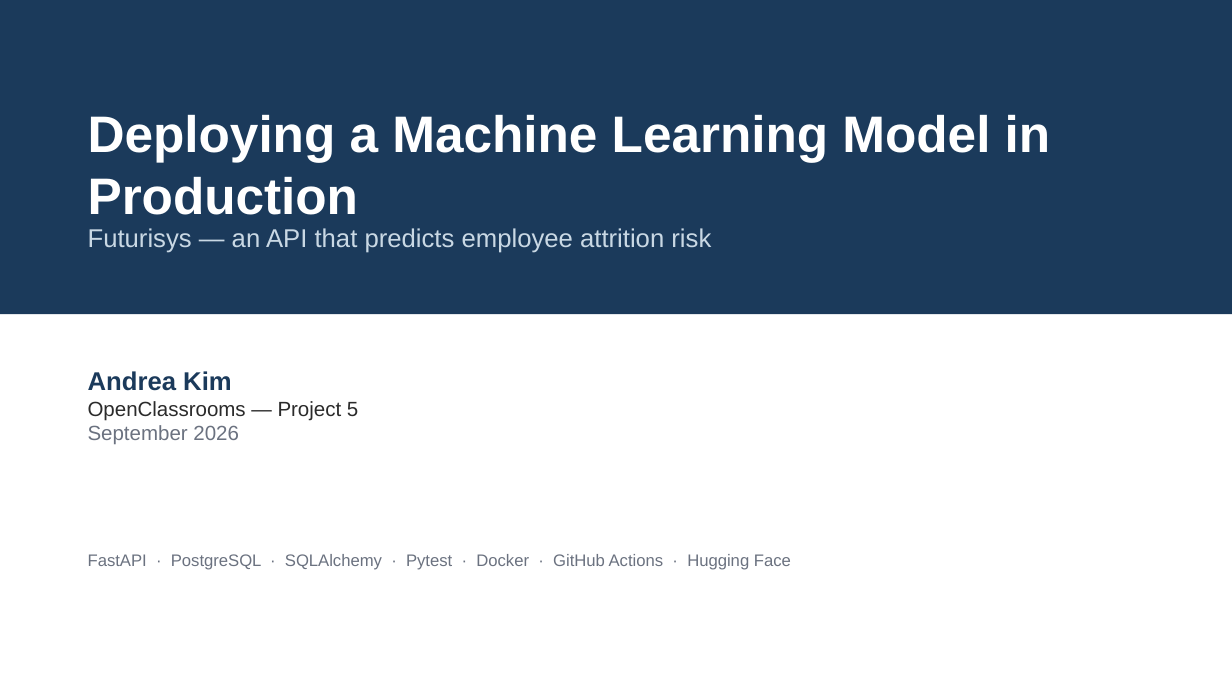
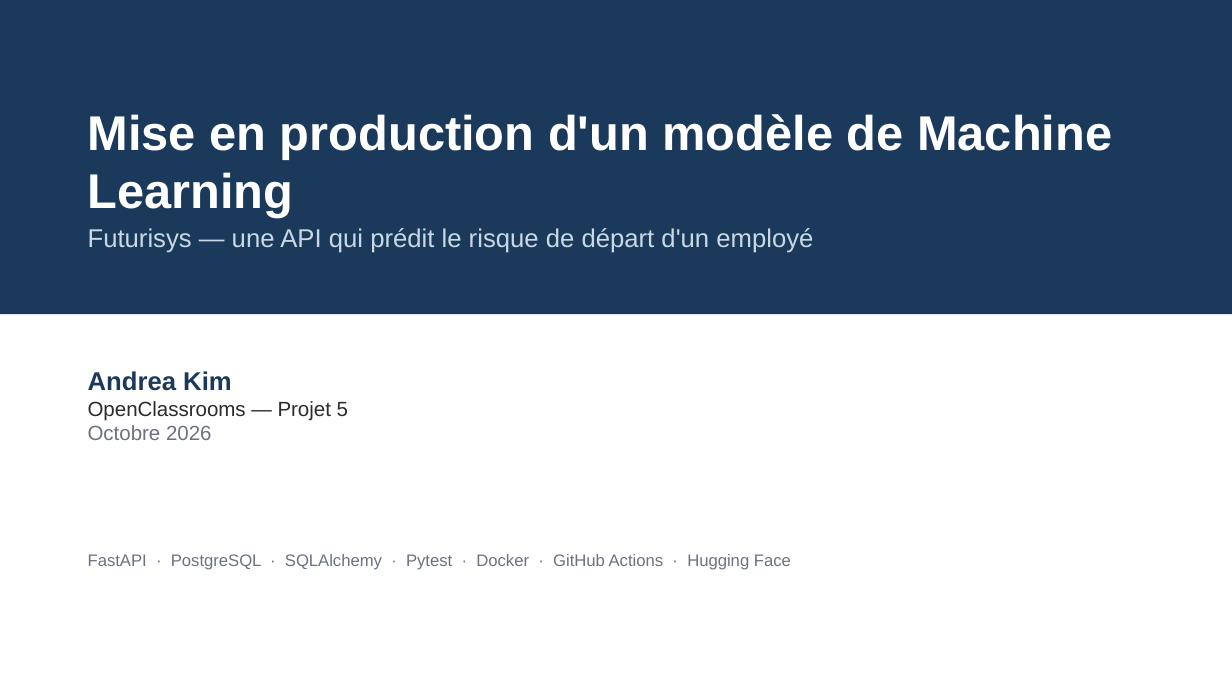
Before and after one commit to ankim21/Projet5_DEPLOYMENTML, a slide deck: slide 1 of docs/presentation_futurisys.pptx. Drawn at 1232x693 pixels with LibreOffice and Linux fonts; fonts in the diff are those of the drawing. Boxes give left, top, right and bottom in pixels: in the first picture for what was removed or moved away, otherwise in the second. Text is boxed around its words. In the diff, an @@ line names an element or a change of style, - is before the commit and + after.

```diff
--- a/docs/presentation_futurisys.pptx
+++ b/docs/presentation_futurisys.pptx
@@ text at [88, 114, 1112, 218]: text changed; size 40 to 38 pt @@
-Deploying a Machine Learning Model in Production
+Mise en production d'un modèle de Machine Learning
@@ text at [88, 228, 813, 253]: text changed @@
-Futurisys — an API that predicts employee attrition risk
+Futurisys — une API qui prédit le risque de départ d'un employé
@@ text at [88, 401, 348, 440]: text changed @@
-OpenClassrooms — Project 5
-September 2026
+OpenClassrooms — Projet 5
+Octobre 2026
```
Also in this commit, not shown: 15 other slides changed, 2 slides added, 2 slides removed.
